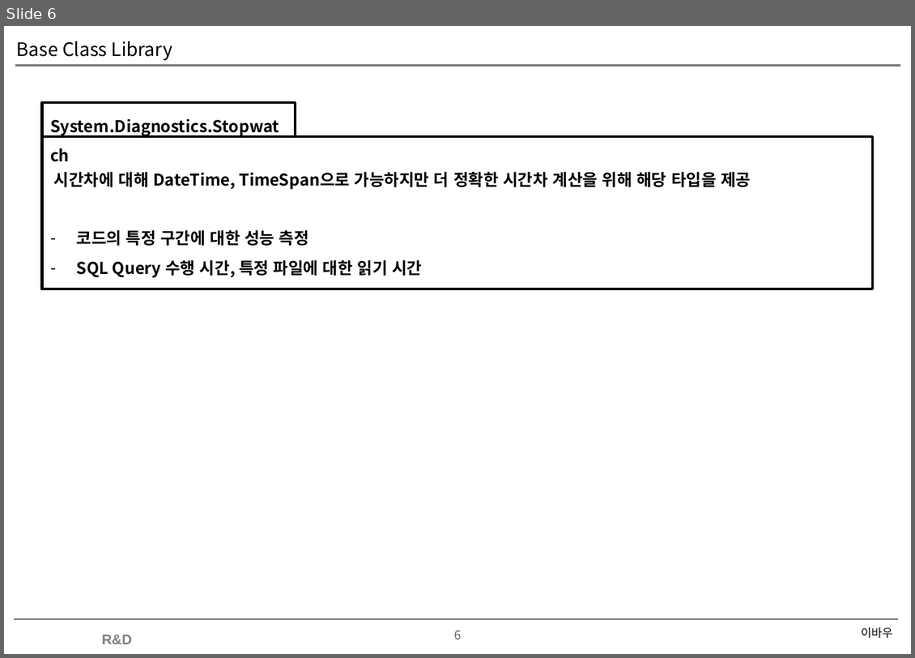
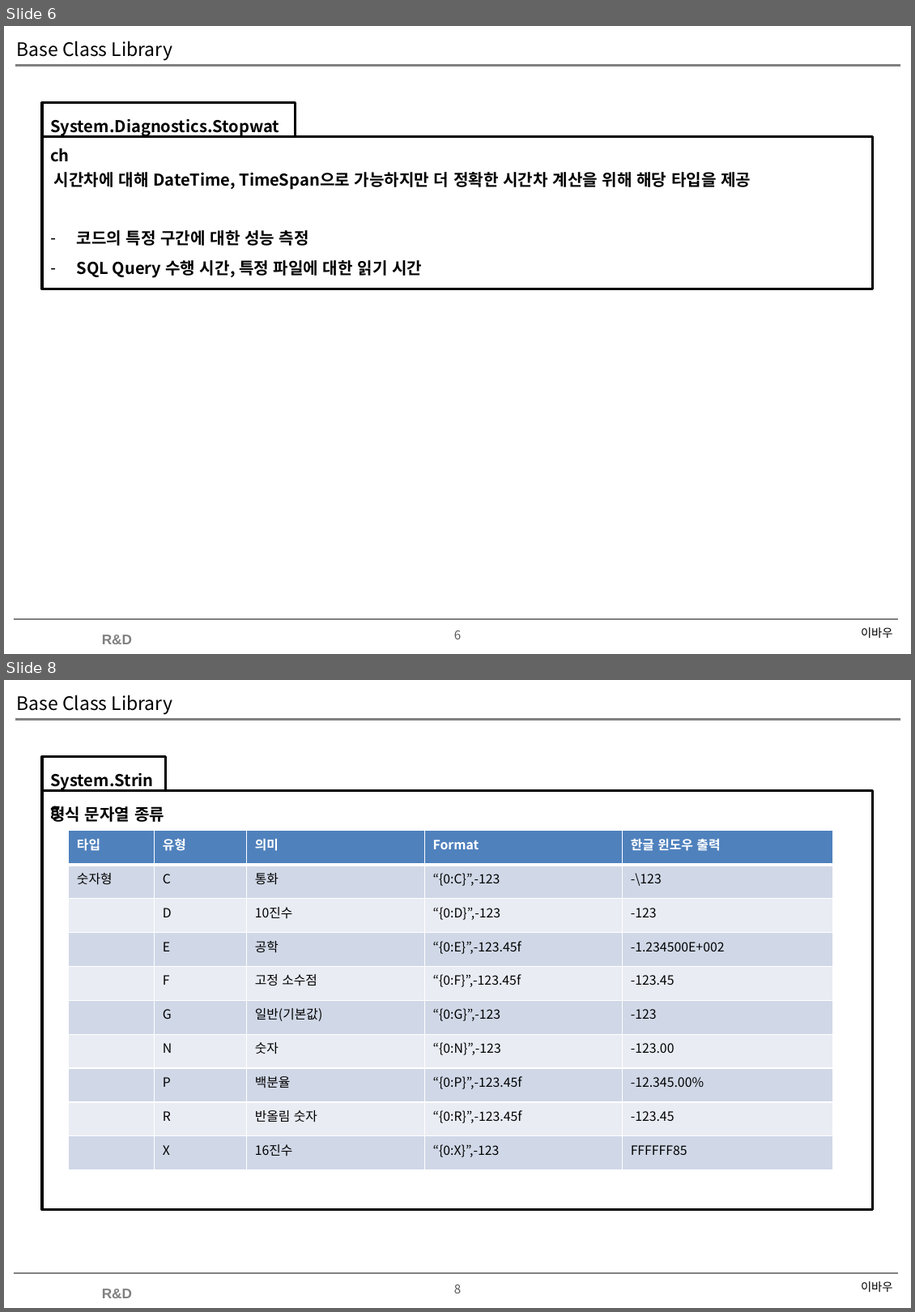
Before and after one commit to soultomind/CSharpStudy, a slide deck: CSharpStudy.Day20200627/Base Class Library.pptx. Shown one above the other, each under a label of ours: slide 6 before the commit, slides 6 and 8 after it; the slides between them are not shown. The pictures are 915x658 and 915x1312 pixels, drawn with LibreOffice and Linux fonts; fonts in the diff are those of the drawing; background and template pictures are left out. Boxes give left, top, right and bottom in pixels: in the first picture for what was removed or moved away, otherwise in the second. Text is boxed around its words. In the diff, an @@ line names an element or a change of style, - is before the commit and + after.

```diff
--- a/CSharpStudy.Day20200627/Base Class Library.pptx
+++ b/CSharpStudy.Day20200627/Base Class Library.pptx
@@ slide 8 added at [4,680,911,1308], background #FFFFFF; not listed: 4 template elements that a slide beside it also shows @@
@@ title added at [17,695,173,715], 16 pt, text #000000 @@
+Base Class Library
@@ rectangle added at [43,757,166,792], outline #000000 2.25 pt, 14 pt, text #000000, bold @@
+System.String
@@ rectangle added at [43,791,873,1210], outline #000000 2.25 pt, 14 pt, text #000000, bold @@
+형식 문자열 종류
@@ table added at [69,831,833,1171], 10 rows, 5 columns @@
+타입 | 유형 | 의미 | Format | 한글 윈도우 출력
+숫자형 | C | 통화 | “{0:C}”,-123 | -\123
+ | D | 10진수 | “{0:D}”,-123 | -123
+ | E | 공학 | “{0:E}”,-123.45f | -1.234500E+002
+ | F | 고정 소수점 | “{0:F}”,-123.45f | -123.45
+ | G | 일반(기본값) | “{0:G}”,-123 | -123
+ | N | 숫자 | “{0:N}”,-123 | -123.00
+ | P | 백분율 | “{0:P}”,-123.45f | -12.345.00%
+ | R | 반올림 숫자 | “{0:R}”,-123.45f | -123.45
+ | X | 16진수 | “{0:X}”,-123 | FFFFFF85
@@ text added at [861,1281,893,1292], 10 pt, text #000000 @@
+이바우
```
Also in this commit, not shown: 1 slide changed, 3 other slides added, 3 other files.
